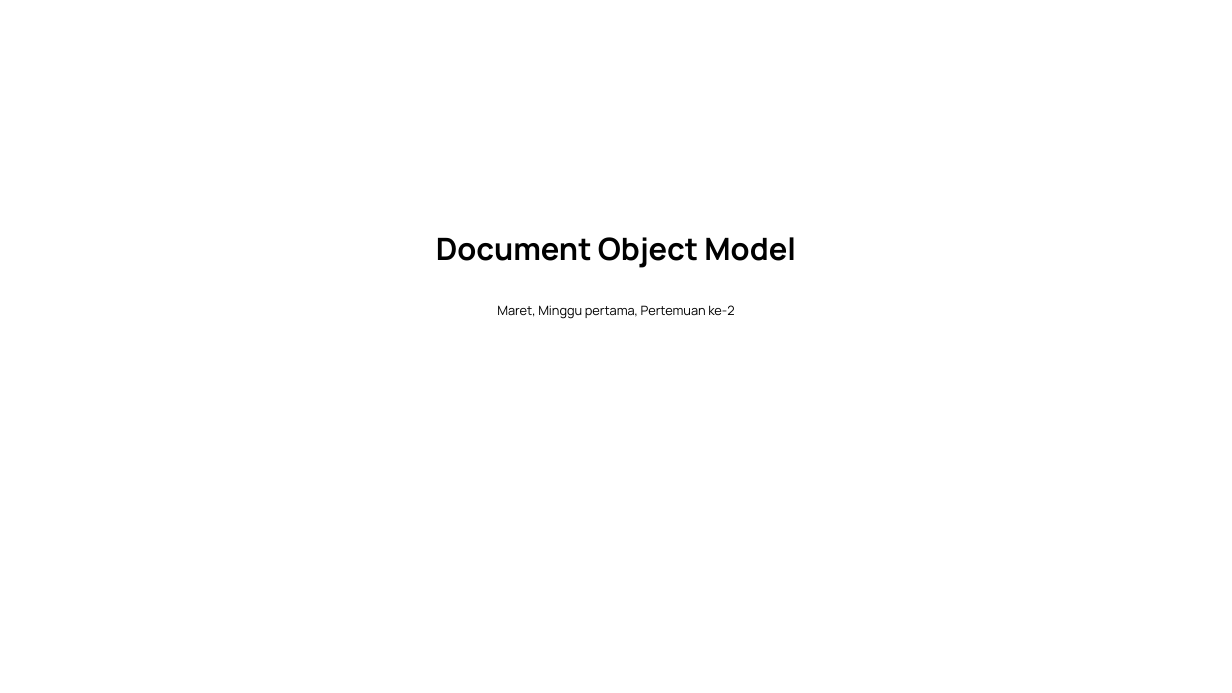
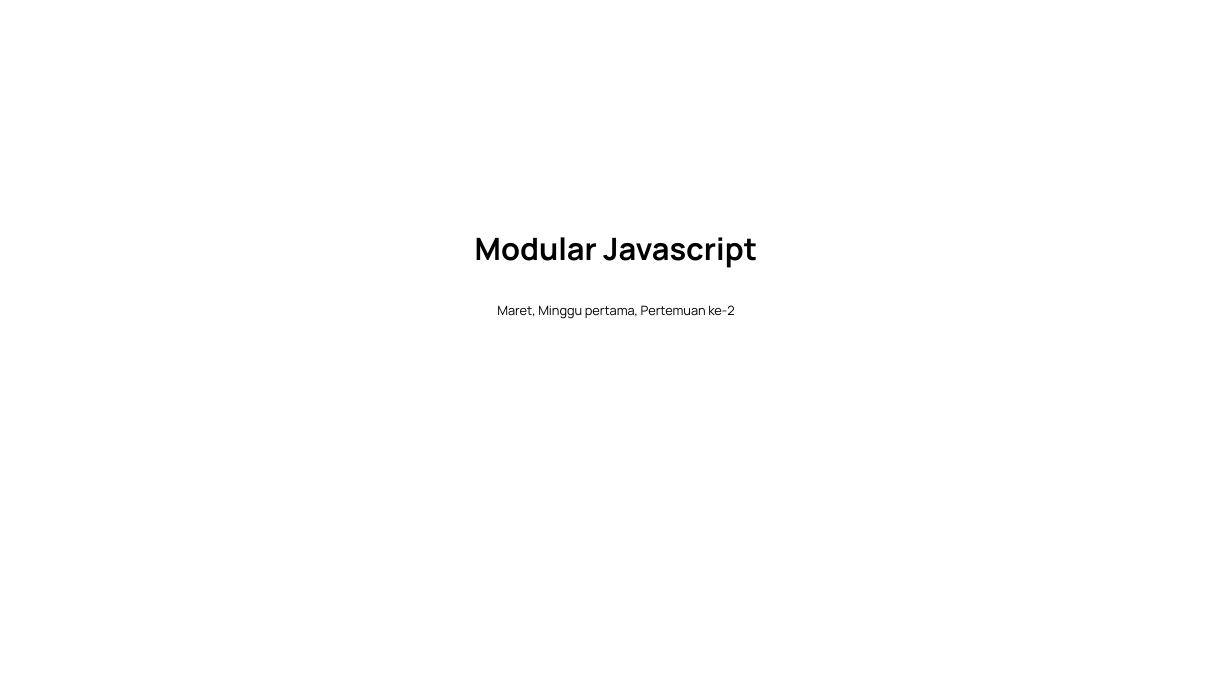
Before and after one commit to saddam-satria/learning-material, a slide deck: slide 1 of march/week-1/meeting-3/PPT.pptx. Drawn at 1232x693 pixels with LibreOffice and Linux fonts; fonts in the diff are those of the drawing. Boxes give left, top, right and bottom in pixels: in the first picture for what was removed or moved away, otherwise in the second. Text is boxed around its words. In the diff, an @@ line names an element or a change of style, - is before the commit and + after.

```diff
--- a/march/week-1/meeting-3/PPT.pptx
+++ b/march/week-1/meeting-3/PPT.pptx
@@ text at (475,237,757,268): text changed @@
-Document Object Model
+Modular Javascript
```
Also in this commit, not shown: 4 slides added, 7 slides removed, 9 other files.
